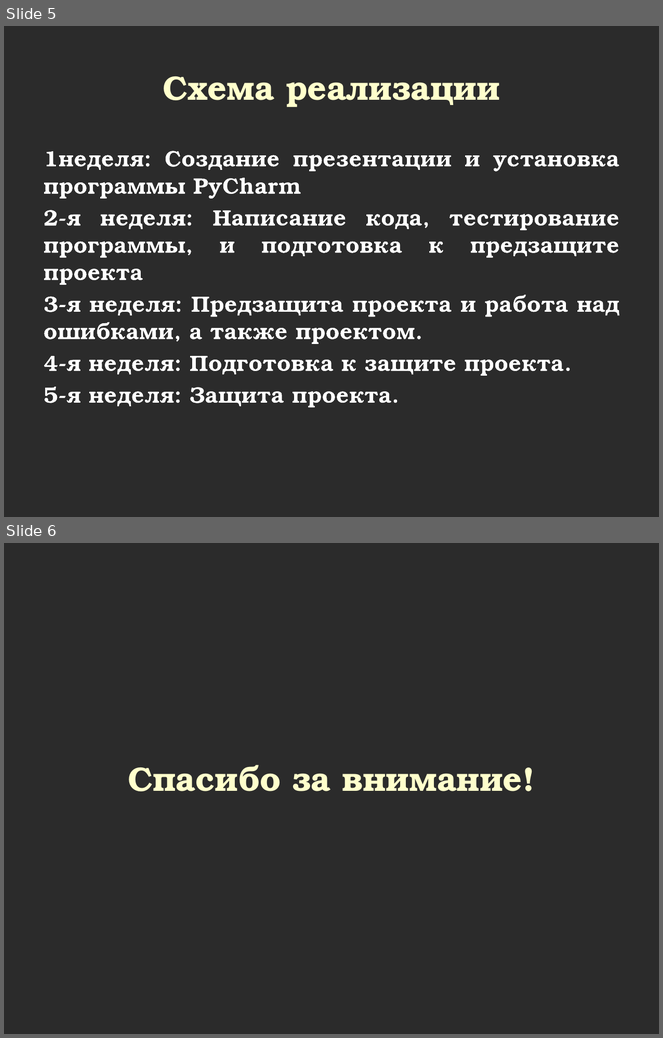
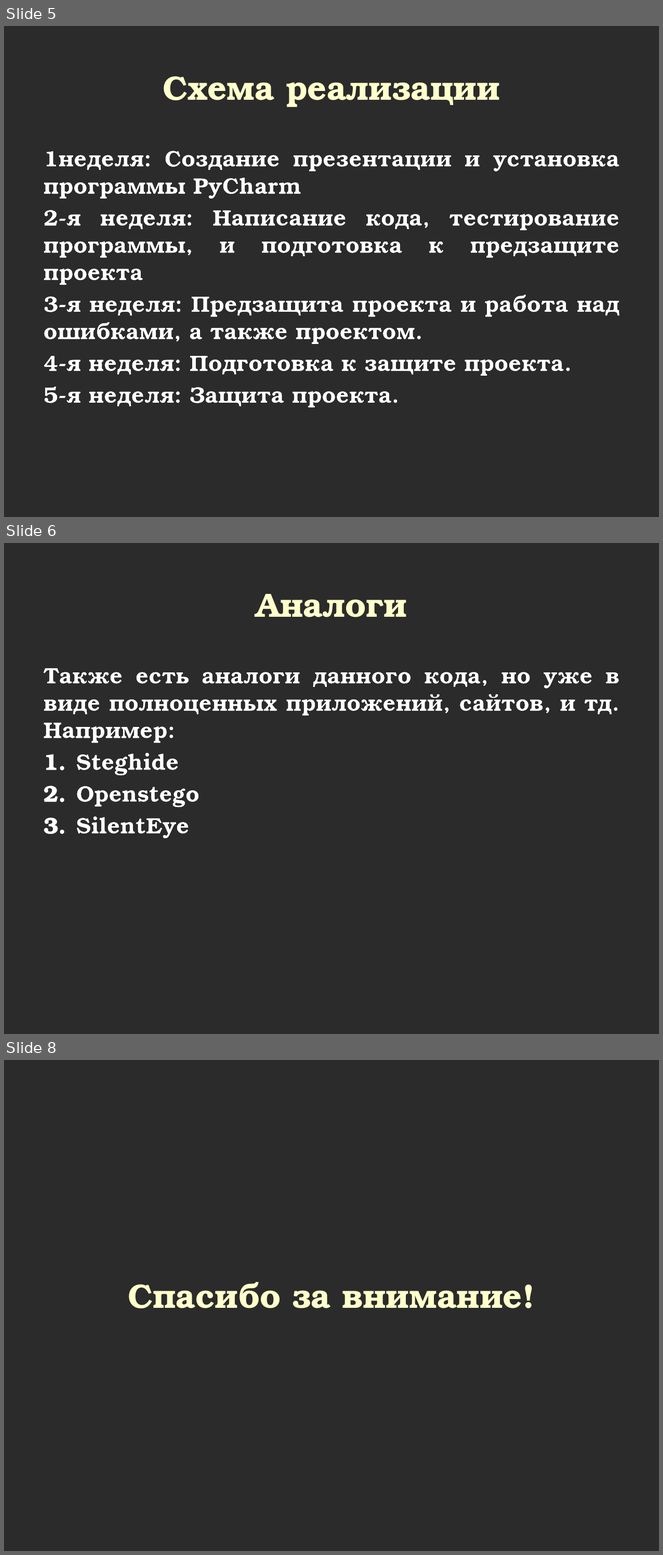
Before and after one commit to platonplaton214-maker/presentaciya, a slide deck: Тема проекта.pptx. Shown one above the other, each under a label of ours: slides 5 and 6 before the commit, slides 5, 6 and 8 after it; the slides between them are not shown. The pictures are 663x1038 and 663x1555 pixels, drawn with LibreOffice and Linux fonts; fonts in the diff are those of the drawing; background and template pictures are left out; a plain dark background stands for a picture behind light text. Boxes give left, top, right and bottom in pixels: in the first picture for what was removed or moved away, otherwise in the second. Text is boxed around its words. In the diff, an @@ line names an element or a change of style, - is before the commit and + after.

```diff
--- a/Тема проекта.pptx
+++ b/Тема проекта.pptx
@@ slide 6 added at (x1=4, y1=543, x2=659, y2=1034), background picture (left out) @@
@@ title added at (x1=256, y1=594, x2=407, y2=617), 37 pt, text #FFFFCC, bold @@
+Аналоги
@@ text added at (x1=44, y1=668, x2=620, y2=839), 25 pt, text #FFFFFF, bold @@
+Также есть аналоги данного кода, но уже в виде полноценных приложений, сайтов, и тд. Например:
+1. Steghide
+2. Openstego
+3. SilentEye
@@ what was slide 6 is now slide 8 @@
```
Also in this commit, not shown: 1 other slide added.
